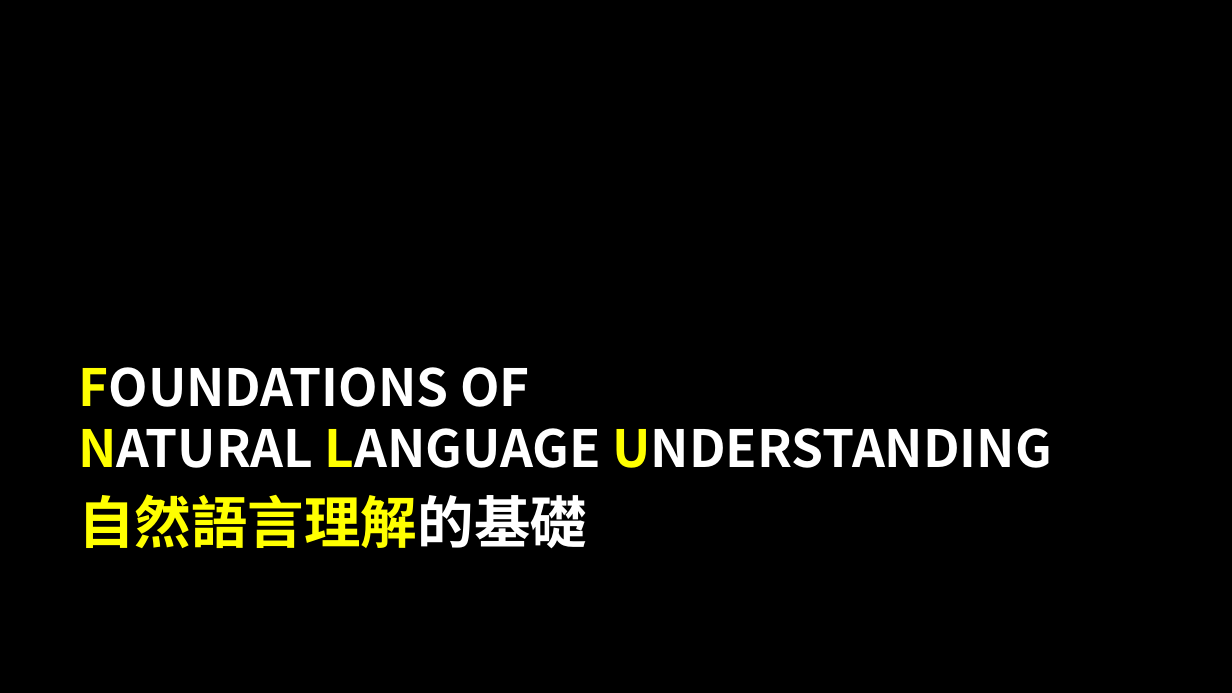
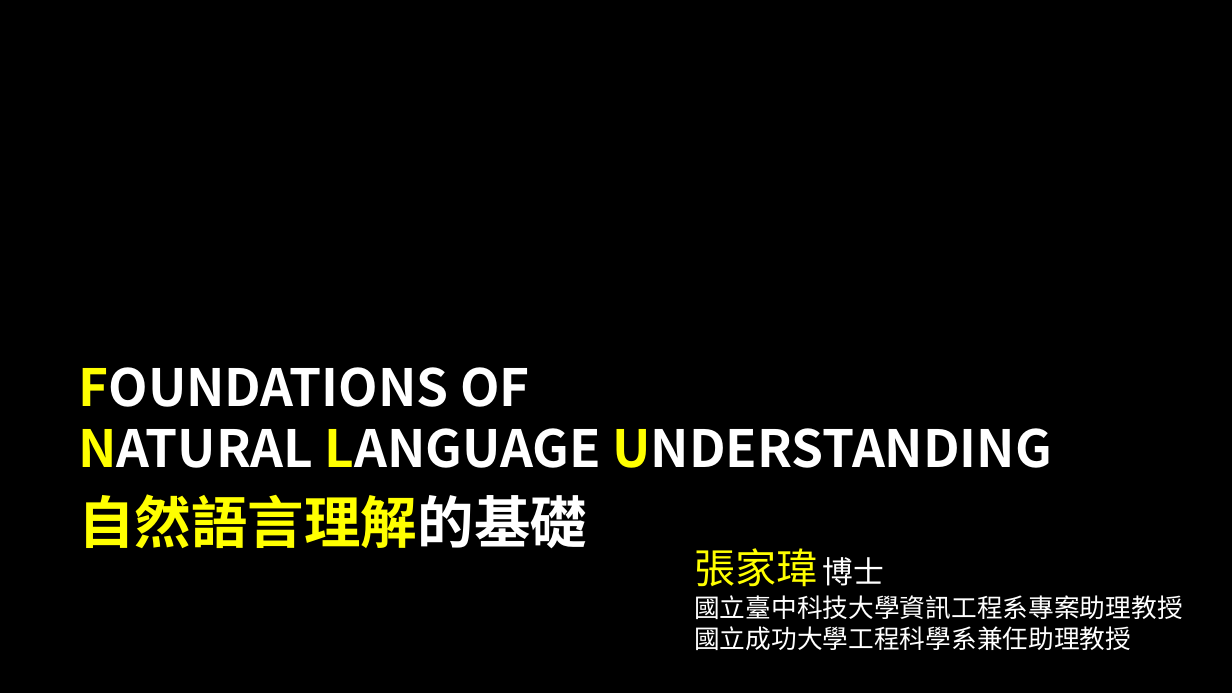
Before and after one commit to jiaweichang/biography, a slide deck: slide 1 of slides/Talks/Foundation of Natural Language Understanding.pptx. Drawn at 1232x693 pixels with LibreOffice and Linux fonts; fonts in the diff are those of the drawing; background and template pictures are left out. Boxes give left, top, right and bottom in pixels: in the first picture for what was removed or moved away, otherwise in the second. Text is boxed around its words. In the diff, an @@ line names an element or a change of style, - is before the commit and + after.

```diff
--- a/slides/Talks/Foundation of Natural Language Understanding.pptx
+++ b/slides/Talks/Foundation of Natural Language Understanding.pptx
@@ text added at box(694, 548, 1182, 650), 20 pt, text #FFFFFF @@
+張家瑋 博士
+國立臺中科技大學資訊工程系專案助理教授
+國立成功大學工程科學系兼任助理教授
```
Also in this commit, not shown: 4 other slides changed, 13 slides added, 2 slides removed.
